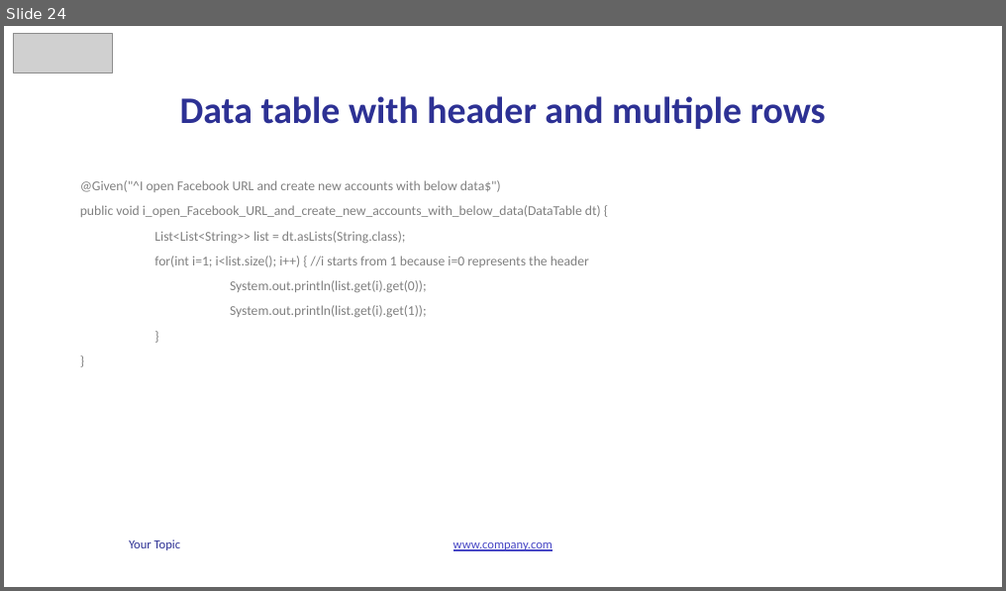
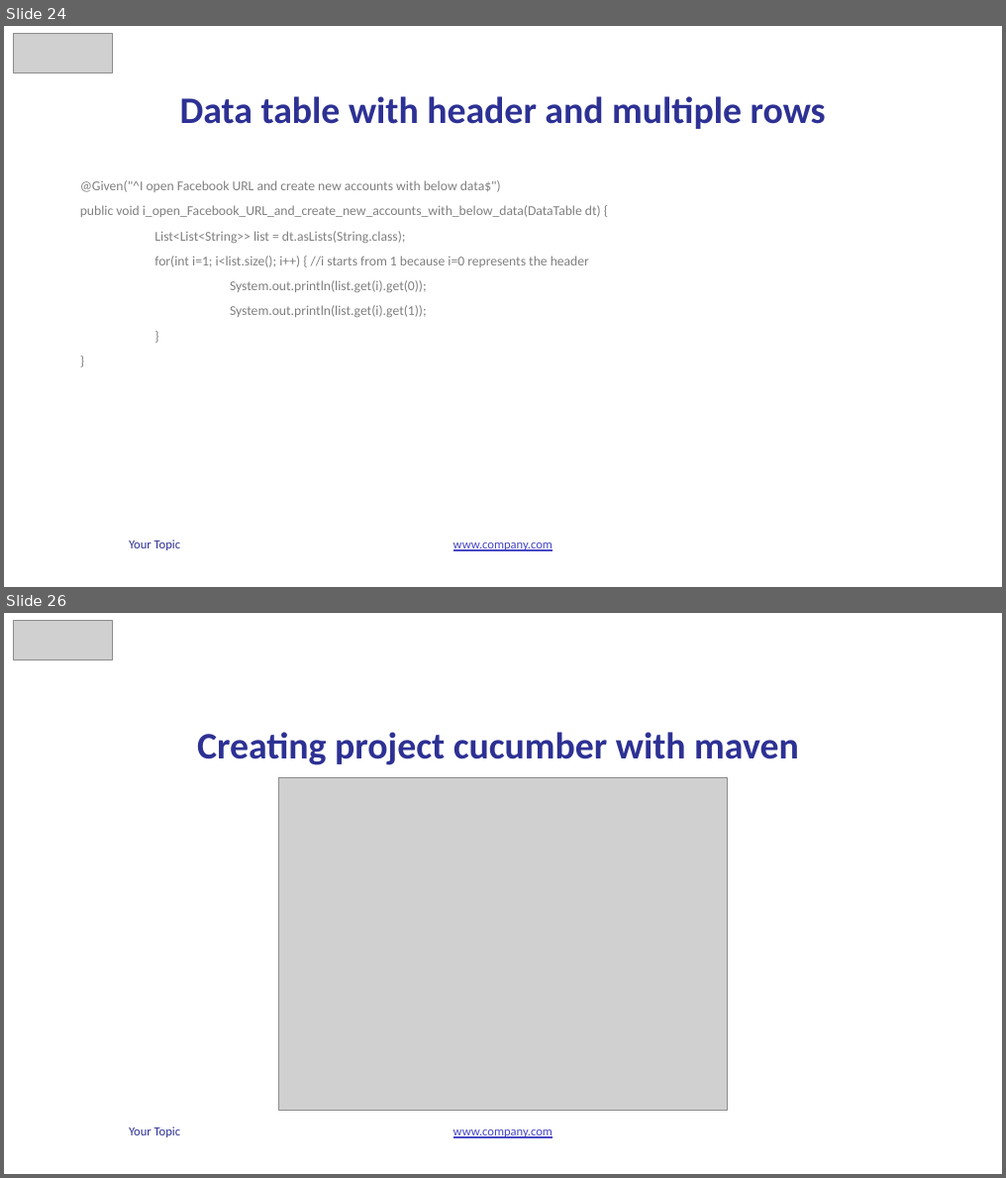
Before and after one commit to vunguyen2588/Cucumber, a slide deck: b4uconference_cucumber_slide.pptx. Shown one above the other, each under a label of ours: slide 24 before the commit, slides 24 and 26 after it; the slides between them are not shown. The pictures are 1006x591 and 1006x1178 pixels, drawn with LibreOffice and Linux fonts; fonts in the diff are those of the drawing; grey boxes stand for pictures. Boxes give left, top, right and bottom in pixels: in the first picture for what was removed or moved away, otherwise in the second. Text is boxed around its words. In the diff, an @@ line names an element or a change of style, - is before the commit and + after.

Commit message:
Cucumber

```diff
--- a/b4uconference_cucumber_slide.pptx
+++ b/b4uconference_cucumber_slide.pptx
@@ slide 26 added at [4, 613, 1002, 1174], background #FFFFFF; not listed: 2 template elements that a slide beside it also shows @@
@@ picture added at [13, 620, 113, 660] @@
@@ title added at [197, 732, 799, 765], 36 pt, text #2D3194, bold @@
+Creating project cucumber with maven
@@ picture added at [279, 778, 728, 1111] @@
```
Also in this commit, not shown: 4 slides changed.
